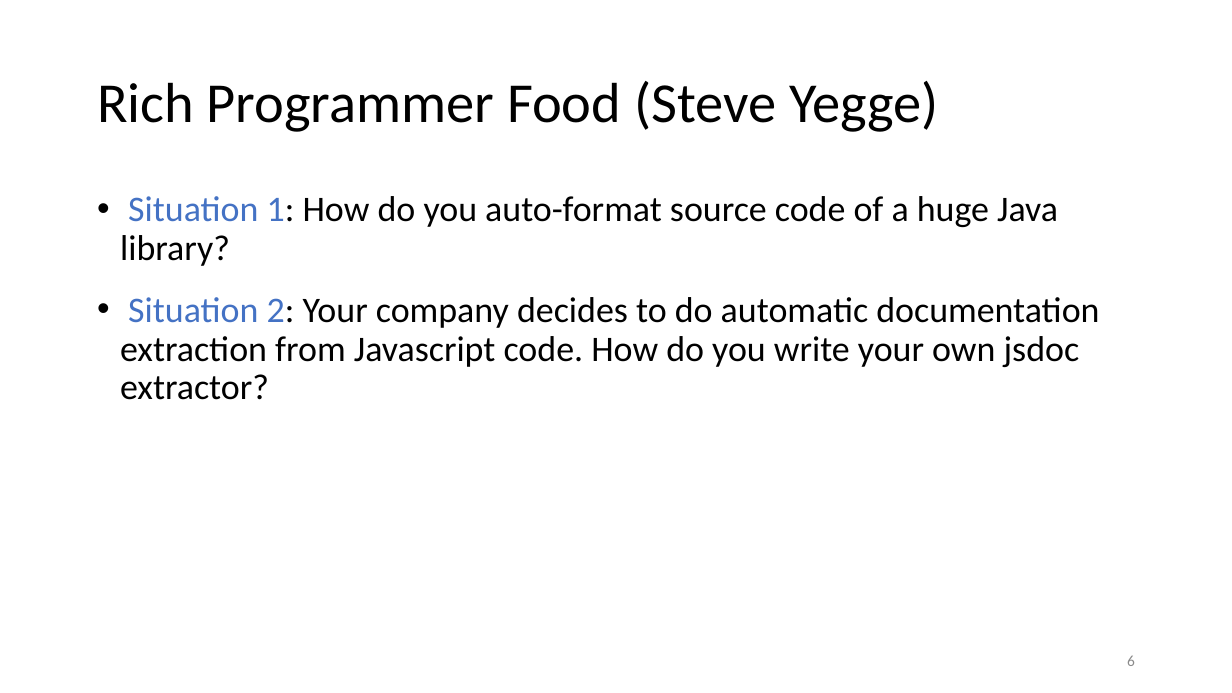
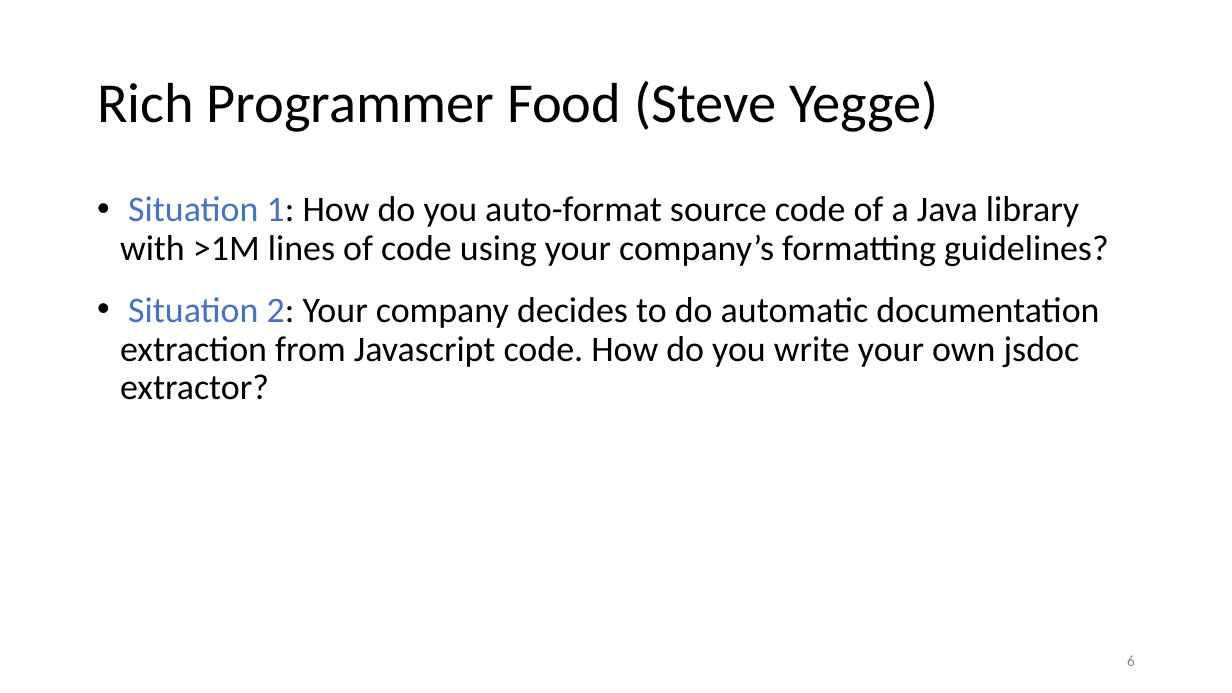
Before and after one commit to anoopsarkar/compilers-class, a slide deck: slide 6 of assets/ppt/intro/in1-evangelize-compilers.pptx. Drawn at 1232x693 pixels with LibreOffice and Linux fonts; fonts in the diff are those of the drawing. Boxes give left, top, right and bottom in pixels: in the first picture for what was removed or moved away, otherwise in the second. Text is boxed around its words. In the diff, an @@ line names an element or a change of style, - is before the commit and + after.

```diff
--- a/assets/ppt/intro/in1-evangelize-compilers.pptx
+++ b/assets/ppt/intro/in1-evangelize-compilers.pptx
@@ text at [120, 196, 1109, 266]: text changed @@
-• Situation 1: How do you auto-format source code of a huge Java library?
+• Situation 1: How do you auto-format source code of a Java library with >1M lines of code using your company’s formatting guidelines?
```
Also in this commit, not shown: 1 other slide changed, 5 other files.
